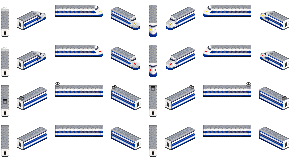
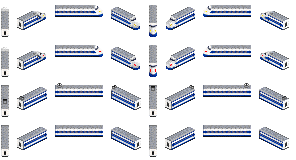
Two versions of the same layered image (296 × 160). Layer-by-layer changes:
painted on "Lights" over <box>134,23,172,72</box>
painted on "Pantos" over <box>55,82,251,88</box>
painted on "Sprites Take 1" over <box>25,13,251,149</box>
